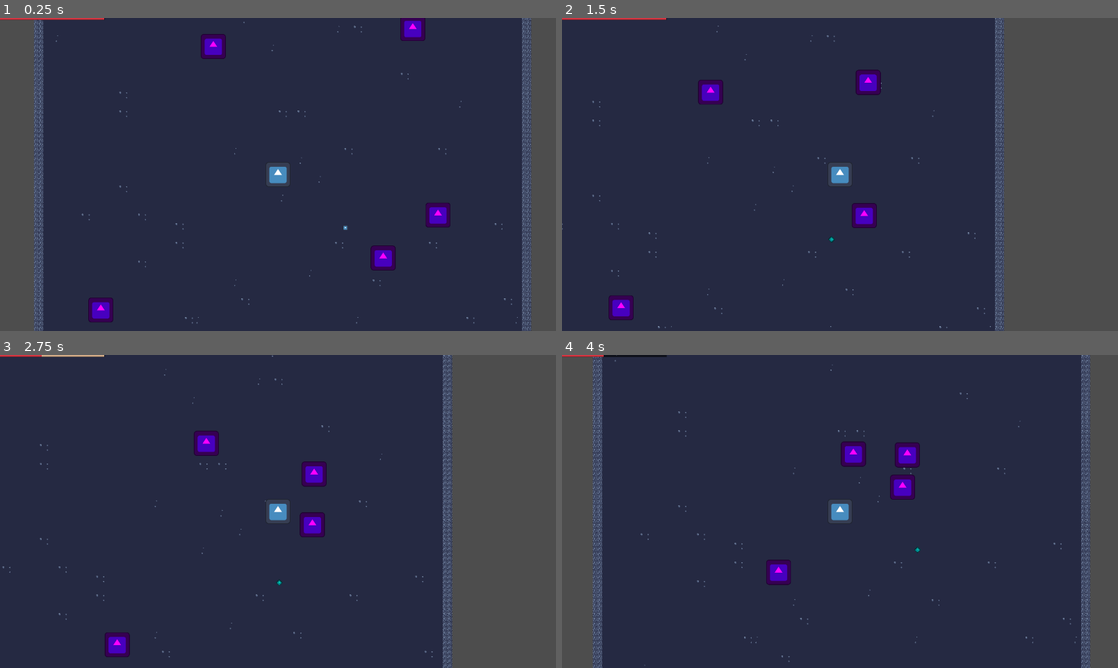
Above: before the commit, frames 1-4 (two rows, left to right).
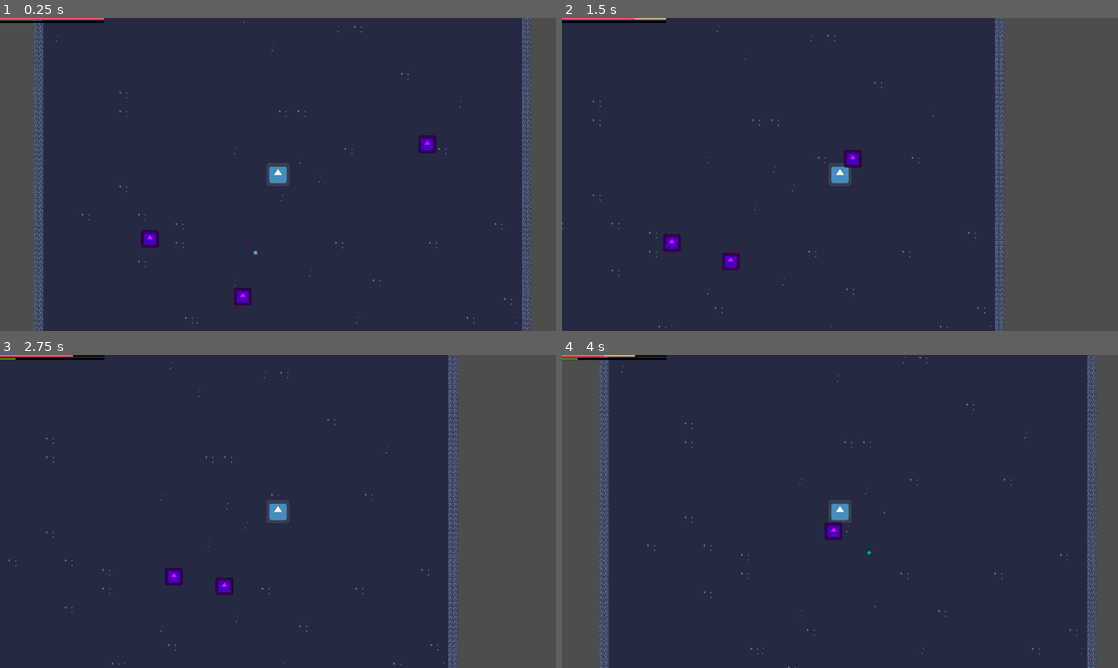
Above: after the commit, the same moments.

Repository: DevHatemAlDouh/Onga_bonga
Game: Godot game, scene res://battel_grawend.tscn
Same seed, same stepped clock (60 frames per second), same inputs: the game is played once before the commit and once after it. The engine's default icon, where the game draws it, is replaced by a stand-in: a white triangle on a blue panel in a dark square.
Inputs:
- Up to frame 1 (0.25 s): no input
- Up to frame 2 (1.5 s): hold D (Right) from 0.53 s (still down); tap W (Top) at 0.6, 1.35 s
- Up to frame 3 (2.75 s): release D (Right) at 2.03 s; hold A (Left) from 2.03 s (still down); tap W (Top) at 2.1 s
- Up to frame 4 (4 s): tap W (Top) at 2.85, 3.6 s; release A (Left) at 3.53 s; hold S (Down) from 3.53 s (still down)

The runs differ from the first frame. In frame 1, 2.5% of the frame differs, in the area x 0-81%, y 0-98%; in frame 2, 3.1%; in frame 3, 4.1%; in frame 4, 5.8%, in the area x 0-97%, y 0-100%.

Commit message:
Xp bar system

Diff:
--- a/Components/UI/Health_bar.tscn
+++ b/Components/UI/Health_bar.tscn
@@ -4,8 +4,8 @@
 
 [sub_resource type="StyleBoxEmpty" id="StyleBoxEmpty_7en5g"]
 
-[sub_resource type="StyleBoxFlat" id="StyleBoxFlat_w3cnr"]
-bg_color = Color(0.827451, 0.207843, 0.254902, 1)
+[sub_resource type="StyleBoxFlat" id="StyleBoxFlat_gun6b"]
+bg_color = Color(1, 0.345098, 0.427451, 1)
 
 [sub_resource type="StyleBoxFlat" id="StyleBoxFlat_inrhq"]
 bg_color = Color(0, 0, 0, 0.588235)
@@ -24,7 +24,7 @@
 offset_right = 240.0
 offset_bottom = 4.0
 theme_override_styles/background = SubResource("StyleBoxEmpty_7en5g")
-theme_override_styles/fill = SubResource("StyleBoxFlat_w3cnr")
+theme_override_styles/fill = SubResource("StyleBoxFlat_gun6b")
 value = 20.0
 show_percentage = false
 script = ExtResource("1_gun6b")
--- /dev/null
+++ b/Components/XP_Orb.gd
@@ -0,0 +1,28 @@
+class_name XP_Orn
+extends Area2D
+
+var Xp: float
+
+func set_xp(value:float):
+	Xp = value
+
+
+
+func distance_formula(me:Vector2,target:Vector2):
+	var distance = sqrt((me.x - target.x)**2 + (me.y - target.y)**2)
+	return distance
+
+func makepath():
+	var Players = get_parent().get_parent().find_child("Players").get_children()
+	var Nerast_player : Vector2
+	var shotrest_distance = 100000
+	for i in Players.size():
+		if shotrest_distance >= distance_formula(global_position,Players[i].global_position):
+			Nerast_player = Players[i].global_position
+			shotrest_distance = distance_formula(global_position,Players[i].global_position)
+	return Nerast_player
+
+
+
+func get_xp() -> float:
+	return Xp
--- /dev/null
+++ b/Components/XP_Orb.tscn
@@ -0,0 +1,20 @@
+[gd_scene load_steps=4 format=3 uid="uid://dh4wshijexd47"]
+
+[ext_resource type="Script" uid="uid://ce8perc7xouce" path="res://Components/XP_Orb.gd" id="1_ggrs6"]
+[ext_resource type="Texture2D" uid="uid://fwuirhwta6q8" path="res://icon.svg" id="2_oguyx"]
+
+[sub_resource type="RectangleShape2D" id="RectangleShape2D_21itc"]
+
+[node name="XP_Orb" type="Area2D"]
+script = ExtResource("1_ggrs6")
+
+[node name="Icon" type="Sprite2D" parent="."]
+modulate = Color(0, 1, 0.768627, 1)
+rotation = 0.785398
+scale = Vector2(0.2, 0.2)
+texture = ExtResource("2_oguyx")
+
+[node name="CollisionShape2D" type="CollisionShape2D" parent="."]
+rotation = 0.785398
+scale = Vector2(1.2, 1.2)
+shape = SubResource("RectangleShape2D_21itc")
--- a/Components/xp.gd
+++ b/Components/xp.gd
@@ -1,28 +1,31 @@
 class_name XP
-extends Area2D
+extends Node
 
-var Xp: float
-
-func set_xp(value:float):
-	Xp = value
+signal max_xp_changed(diff: float)
+signal xp_changed(diff: float)
 
 
+@export var max_xp: float :set = set_max_xp, get =get_max_xp
 
-func distance_formula(me:Vector2,target:Vector2):
-	var distance = sqrt((me.x - target.x)**2 + (me.y - target.y)**2)
-	return distance
+@onready var xp:float = 0 :set = set_xp, get = get_xp
 
-func makepath():
-	var Players = get_parent().get_parent().find_child("Players").get_children()
-	var Nerast_player : Vector2
-	var shotrest_distance = 100000
-	for i in Players.size():
-		if shotrest_distance >= distance_formula(global_position,Players[i].global_position):
-			Nerast_player = Players[i].global_position
-			shotrest_distance = distance_formula(global_position,Players[i].global_position)
-	return Nerast_player
+func set_max_xp(value: float):
+	max_xp = value
+	max_xp_changed.emit(max_xp)
 
+func get_max_xp() -> float:
+	return max_xp
 
+func set_xp(value: float):
+	if value != 0:
+		xp += value
+		if xp >= get_max_xp():
+			xp -= get_max_xp()
+			Livel_up()
+		xp_changed.emit(xp)
 
 func get_xp() -> float:
-	return Xp
+	return xp
+
+func  Livel_up():
+	set_max_xp(get_max_xp()+(get_max_xp()/10))
--- a/Components/xp.tscn
+++ b/Components/xp.tscn
@@ -1,20 +1,6 @@
-[gd_scene load_steps=4 format=3 uid="uid://dh4wshijexd47"]
+[gd_scene load_steps=2 format=3 uid="uid://bc3tlnm7hha3v"]
 
-[ext_resource type="Script" uid="uid://ce8perc7xouce" path="res://Components/xp.gd" id="1_v724e"]
-[ext_resource type="Texture2D" uid="uid://fwuirhwta6q8" path="res://icon.svg" id="2_21itc"]
+[ext_resource type="Script" uid="uid://bhf6gsmednrk7" path="res://Components/xp.gd" id="1_v724e"]
 
-[sub_resource type="RectangleShape2D" id="RectangleShape2D_21itc"]
-
-[node name="XP" type="Area2D"]
+[node name="XP" type="Node"]
 script = ExtResource("1_v724e")
-
-[node name="Icon" type="Sprite2D" parent="."]
-modulate = Color(0, 1, 0.768627, 1)
-rotation = 0.785398
-scale = Vector2(0.2, 0.2)
-texture = ExtResource("2_21itc")
-
-[node name="CollisionShape2D" type="CollisionShape2D" parent="."]
-rotation = 0.785398
-scale = Vector2(1.2, 1.2)
-shape = SubResource("RectangleShape2D_21itc")
--- /dev/null
+++ b/Components/xp_bar.gd
@@ -0,0 +1,28 @@
+extends ProgressBar
+
+@export var Xp :Node
+
+var prev_xp: int
+
+func _set_xp():
+	value = prev_xp
+	print(max_value,value)
+
+
+func _ready() -> void:
+	max_value = Xp.get_max_xp()
+	value = Xp.get_xp()
+
+
+
+func _on_xp_max_xp_changed(diff: int) -> void:
+	max_value = diff
+
+
+func _on_xp_xp_changed(diff: int) -> void:
+	prev_xp = diff
+	_set_xp()
+
+
+func _on_xp_detactor_received_xp(XP_Orn: float) -> void:
+	Xp.set_xp(XP_Orn)
--- /dev/null
+++ b/Components/xp_bar.tscn
@@ -0,0 +1,20 @@
+[gd_scene load_steps=4 format=3 uid="uid://ctn212h2ip38q"]
+
+[ext_resource type="Script" uid="uid://dny10gywdtwjb" path="res://Components/xp_bar.gd" id="1_k2cu1"]
+
+[sub_resource type="StyleBoxFlat" id="StyleBoxFlat_b24m4"]
+bg_color = Color(0, 0, 0, 1)
+shadow_size = 1
+
+[sub_resource type="StyleBoxFlat" id="StyleBoxFlat_w3cnr"]
+bg_color = Color(0.245785, 0.559301, 1.15514e-06, 1)
+
+[node name="XP_bar" type="ProgressBar"]
+z_index = 1
+offset_right = 240.0
+offset_bottom = 4.0
+theme_override_styles/background = SubResource("StyleBoxFlat_b24m4")
+theme_override_styles/fill = SubResource("StyleBoxFlat_w3cnr")
+value = 20.0
+show_percentage = false
+script = ExtResource("1_k2cu1")
--- a/Components/xp_detactor.gd
+++ b/Components/xp_detactor.gd
@@ -2,15 +2,15 @@
 
 extends Area2D
 
-signal received_XP(XP: float)
+signal received_XP(XP_Orn: float)
 
 # Called when the node enters the scene tree for the first time.
 func _ready() -> void:
 	connect("area_entered",_on_area_entered)
 
 func _on_area_entered(area: Area2D) -> void:
-	if area is XP:
-		var Xp: XP = area
+	if area is XP_Orn:
+		var Xp: XP_Orn = area
 		if Xp != null:
 			received_XP.emit(Xp.get_xp())
 			Xp.queue_free()
--- a/Enemy/001.gd
+++ b/Enemy/001.gd
@@ -30,6 +30,7 @@
 
 func xp():
 	var Xp_orb = Xp.instantiate()
+	Xp_orb.set_xp(3)
 	Xp_orb.set_deferred("global_position",global_position)
 	await get_tree().process_frame
 	return Xp_orb
--- a/Enemy/001.tscn
+++ b/Enemy/001.tscn
@@ -24,9 +24,11 @@
 
 [node name="Icon" type="Sprite2D" parent="."]
 modulate = Color(1, 0, 1, 1)
+scale = Vector2(0.7, 0.7)
 texture = ExtResource("1_0arr3")
 
 [node name="CollisionShape2D" type="CollisionShape2D" parent="."]
+scale = Vector2(0.7, 0.7)
 shape = SubResource("CircleShape2D_0arr3")
 debug_color = Color(1, 1, 1, 0.42)
 
@@ -36,6 +38,7 @@
 metadata/_custom_type_script = "uid://o0og1idrbini"
 
 [node name="CollisionShape2D" type="CollisionShape2D" parent="HitBox"]
+scale = Vector2(0.7, 0.7)
 shape = SubResource("RectangleShape2D_0arr3")
 debug_color = Color(0.555773, 0, 0.147799, 0.42)
 
@@ -45,6 +48,7 @@
 metadata/_custom_type_script = "uid://dt2xrxrn812gc"
 
 [node name="CollisionShape2D" type="CollisionShape2D" parent="HurtBox"]
+scale = Vector2(0.7, 0.7)
 shape = SubResource("RectangleShape2D_a1ogv")
 
 [node name="Health" type="Node" parent="."]
--- a/Player/player.gd
+++ b/Player/player.gd
@@ -7,11 +7,13 @@
 @export var Wapons: Node2D
 @export var Can_attack: Timer
 var can_attack = true
+var Daed = false
 
 func _unhandled_input(_event: InputEvent) -> void:
-	dir.x = Input.get_axis("Left", "Right")
-	dir.y = Input.get_axis("Top", "Down")
-	dir = dir.normalized()
+	if !Daed:
+		dir.x = Input.get_axis("Left", "Right")
+		dir.y = Input.get_axis("Top", "Down")
+		dir = dir.normalized()
 
 func distance_formula(me:Vector2,target:Vector2):
 	var distance = sqrt((me.x - target.x)**2 + (me.y - target.y)**2)
@@ -38,11 +40,12 @@
 	return stone_tamp.get_attack_speed()
 
 func _physics_process(_delta: float) -> void:
-	if makepath() != Vector2.ZERO && can_attack:
-		Can_attack.start(wapon())
-		can_attack = false
-	velocity = dir * SPEED
-	move_and_slide()
+	if !Daed:
+		if makepath() != Vector2.ZERO && can_attack:
+			Can_attack.start(wapon())
+			can_attack = false
+		velocity = dir * SPEED
+		move_and_slide()
 
 
 func _on_can_attack_timeout() -> void:
--- a/Player/player.tscn
+++ b/Player/player.tscn
@@ -1,11 +1,13 @@
-[gd_scene load_steps=10 format=3 uid="uid://br70xqp46f5hb"]
+[gd_scene load_steps=12 format=3 uid="uid://br70xqp46f5hb"]
 
 [ext_resource type="Script" uid="uid://bjyfs40uiptbo" path="res://Player/player.gd" id="1_btcbx"]
 [ext_resource type="Texture2D" uid="uid://fwuirhwta6q8" path="res://icon.svg" id="1_l8h54"]
 [ext_resource type="Script" uid="uid://dt2xrxrn812gc" path="res://Components/hurtbox.gd" id="2_4ntmi"]
 [ext_resource type="PackedScene" uid="uid://dxewwf8xymrh2" path="res://Components/UI/Health_bar.tscn" id="3_fhl08"]
 [ext_resource type="Script" uid="uid://tscn7y28rhmh" path="res://Components/health.gd" id="3_gwnis"]
+[ext_resource type="Script" uid="uid://bhf6gsmednrk7" path="res://Components/xp.gd" id="4_vtle1"]
 [ext_resource type="Script" uid="uid://c5ljetnoa405n" path="res://Components/xp_detactor.gd" id="6_fhl08"]
+[ext_resource type="PackedScene" uid="uid://ctn212h2ip38q" path="res://Components/xp_bar.tscn" id="8_od3ui"]
 
 [sub_resource type="CircleShape2D" id="CircleShape2D_k53q1"]
 radius = 62.8013
@@ -32,6 +34,11 @@
 max_health = 10
 metadata/_custom_type_script = "uid://tscn7y28rhmh"
 
+[node name="XP" type="Node" parent="."]
+script = ExtResource("4_vtle1")
+max_xp = 20.0
+metadata/_custom_type_script = "uid://bhf6gsmednrk7"
+
 [node name="Collision" type="CollisionShape2D" parent="."]
 shape = SubResource("CircleShape2D_k53q1")
 
@@ -54,6 +61,11 @@
 
 [node name="Health Bar" parent="UI" node_paths=PackedStringArray("HP") instance=ExtResource("3_fhl08")]
 HP = NodePath("../../Health")
+
+[node name="XP_bar" parent="UI" node_paths=PackedStringArray("Xp") instance=ExtResource("8_od3ui")]
+offset_top = 7.0
+offset_bottom = 11.0
+Xp = NodePath("../../XP")
 
 [node name="Wapons" type="Node2D" parent="."]
 
@@ -83,5 +95,8 @@
 [node name="Can attack" type="Timer" parent="."]
 
 [connection signal="health_changed" from="Health" to="UI/Health Bar" method="_on_health_health_changed"]
+[connection signal="max_xp_changed" from="XP" to="UI/XP_bar" method="_on_xp_max_xp_changed"]
+[connection signal="xp_changed" from="XP" to="UI/XP_bar" method="_on_xp_xp_changed"]
 [connection signal="got_hit" from="HurtBox" to="UI/Health Bar" method="_on_hurt_box_got_hit"]
+[connection signal="received_XP" from="XP_detactor" to="UI/XP_bar" method="_on_xp_detactor_received_xp"]
 [connection signal="timeout" from="Can attack" to="." method="_on_can_attack_timeout"]
--- a/battel_grawend.gd
+++ b/battel_grawend.gd
@@ -7,8 +7,8 @@
 @export var Enemy_list : Node2D
 
 func Spawner():
-	for i in Enamy_number:
-		var RNG = RandomNumberGenerator.new()
+	var RNG = RandomNumberGenerator.new()
+	for i in RNG.randf_range(1,Enamy_number):
 		var pos : Vector2
 		pos.x = RNG.randf_range(-1000,1000)
 		pos.y = RNG.randf_range(-1000,1000)
--- a/battel_grawend.tscn
+++ b/battel_grawend.tscn
@@ -98,6 +98,8 @@
 tile_map_data = PackedByteArray("AAD+//3/AQADAAAAAAD+//z/AQADAAAAAAD9//3/AQADAAAAAAD9//z/AQADAAAAAAD8//3/AQADAAAAAAD8// …(44864 unchanged characters)…
 tile_set = SubResource("TileSet_7l666")
 
+[node name="XP" type="Node2D" parent="."]
+
 [node name="Players" type="Node2D" parent="."]
 
 [node name="Player" parent="Players" instance=ExtResource("1_n5y48")]
@@ -106,5 +108,3 @@
 zoom = Vector2(0.45, 0.45)
 
 [node name="Enemys" type="Node2D" parent="."]
-
-[node name="XP" type="Node2D" parent="."]
Not shown, added: Components/XP_Orb.gd.uid
Not shown, changed: Components/xp.gd.uid
Not shown, added: Components/xp_bar.gd.uid
